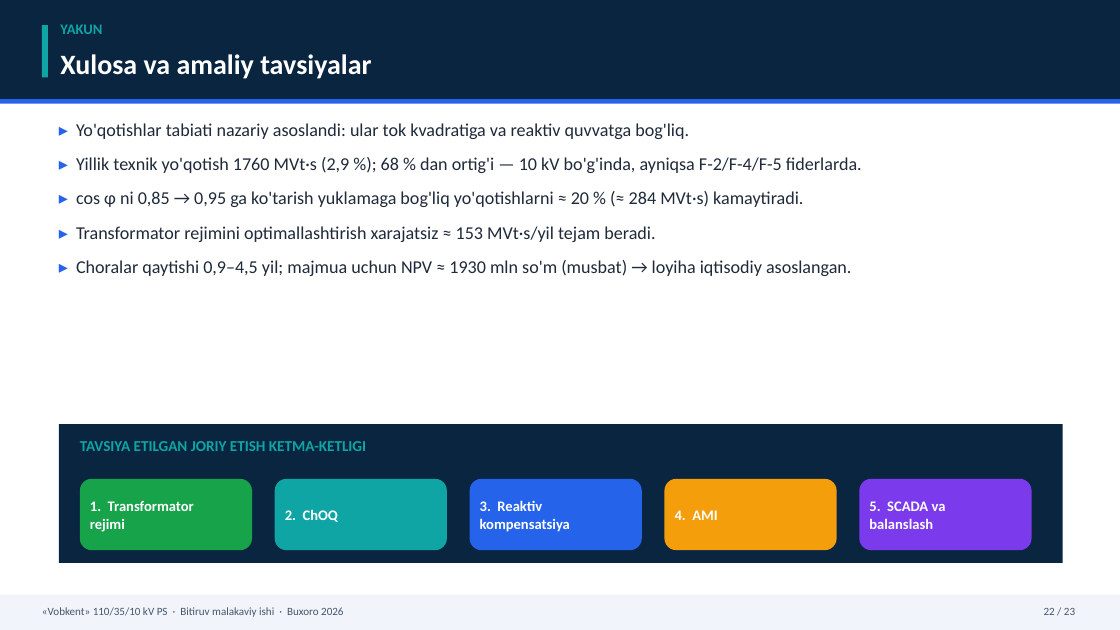
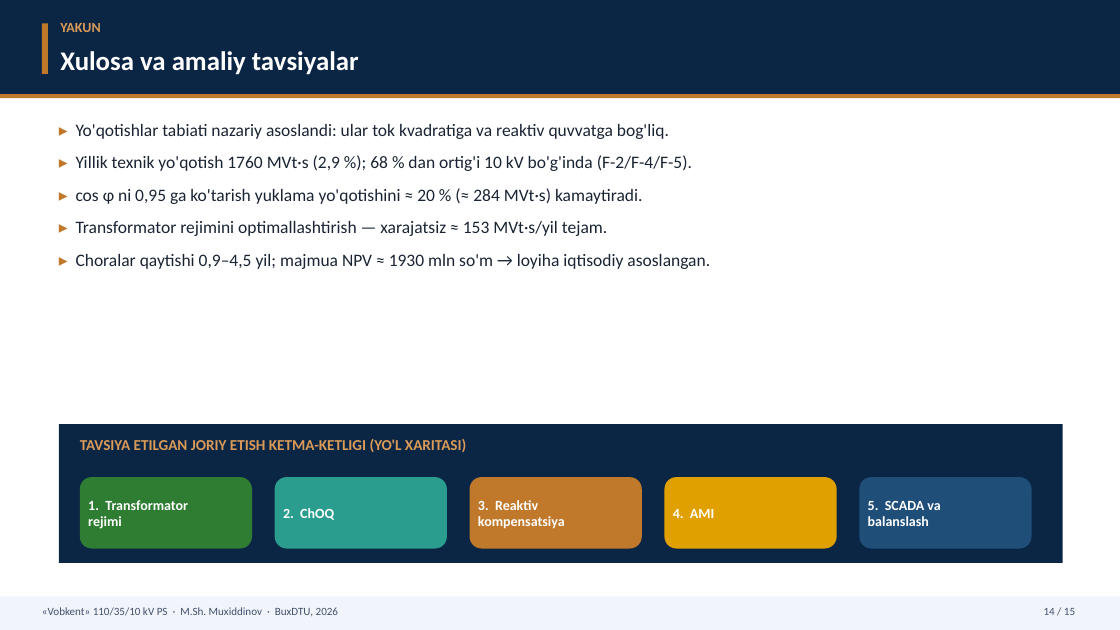
Before and after one commit to sherzod6114/-C-Users-Sherzod-Desktop-BMI_final_v5.docx-, a slide deck: slide 14 of Prezentatsiya_Vobkent_BMI.pptx (slide 22 before the commit). Drawn at 1120x630 pixels with LibreOffice and Linux fonts; fonts in the diff are those of the drawing. Boxes give left, top, right and bottom in pixels: in the first picture for what was removed or moved away, otherwise in the second. Text is boxed around its words. In the diff, an @@ line names an element or a change of style, - is before the commit and + after.

```diff
--- a/Prezentatsiya_Vobkent_BMI.pptx
+++ b/Prezentatsiya_Vobkent_BMI.pptx
@@ rectangle at (x1=0, y1=0, x2=1120, y2=94): fill #0A2540 to #0B2545 @@
@@ rectangle resized from (x1=0, y1=0, x2=1120, y2=99) to (x1=0, y1=0, x2=1120, y2=94) @@
@@ rectangle at (x1=42, y1=24, x2=48, y2=74): fill #0EA5A4 to #C0792B @@
@@ text "YAKUN" at (x1=60, y1=23, x2=100, y2=32): size 12.5 to 12 pt, text colour #0EA5A4 to #D99B57 @@
@@ text "Xulosa va amaliy tavsiyalar" at (x1=60, y1=51, x2=359, y2=75): size 24 to 23 pt @@
@@ rectangle at (x1=0, y1=94, x2=1120, y2=98): fill #2563EB to #C0792B @@
@@ rectangle moved from (x1=0, y1=99, x2=1120, y2=104) to (x1=0, y1=94, x2=1120, y2=98) @@
@@ text at (x1=76, y1=124, x2=669, y2=139): size 15.5 to 15 pt in "▸ Yo'qotishlar tabiati nazariy asoslandi: ular tok ..."; text colour #2563EB to #C0792B in "▸"; text colour #1F2A3A to #1A2433 in "Yo'qotishlar tabiati nazariy asoslandi: ular tok kvadratiga ..."; line spacing 1.04 to 1.05; less space between paragraphs @@
@@ text at (x1=76, y1=155, x2=710, y2=269): text changed; size 15.5 to 15 pt; text colour #1F2A3A to #1A2433 @@
-▸ Yillik texnik yo'qotish 1760 MVt·s (2,9 %); 68 % dan ortig'i — 10 kV bo'g'inda, ayniqsa F-2/F-4/F-5 fiderlarda.
-▸ cos φ ni 0,85 → 0,95 ga ko'tarish yuklamaga bog'liq yo'qotishlarni ≈ 20 % (≈ 284 MVt·s) kamaytiradi.
-▸ Transformator rejimini optimallashtirish xarajatsiz ≈ 153 MVt·s/yil tejam beradi.
-▸ Choralar qaytishi 0,9–4,5 yil; majmua uchun NPV ≈ 1930 mln so'm (musbat) → loyiha iqtisodiy asoslangan.
+▸ Yillik texnik yo'qotish 1760 MVt·s (2,9 %); 68 % dan ortig'i 10 kV bo'g'inda (F-2/F-4/F-5).
+▸ cos φ ni 0,95 ga ko'tarish yuklama yo'qotishini ≈ 20 % (≈ 284 MVt·s) kamaytiradi.
+▸ Transformator rejimini optimallashtirish — xarajatsiz ≈ 153 MVt·s/yil tejam.
+▸ Choralar qaytishi 0,9–4,5 yil; majmua NPV ≈ 1930 mln so'm → loyiha iqtisodiy asoslangan.
@@ rectangle at (x1=59, y1=424, x2=1063, y2=563): fill #0A2540 to #0B2545 @@
@@ text at (x1=80, y1=439, x2=466, y2=452): text changed; text colour #0EA5A4 to #D99B57 @@
-TAVSIYA ETILGAN JORIY ETISH KETMA-KETLIGI
+TAVSIYA ETILGAN JORIY ETISH KETMA-KETLIGI (YO'L XARITASI)
@@ rounded rectangle at (x1=80, y1=477, x2=252, y2=549): fill #16A34A to #2E7D32 @@
@@ rounded rectangle at (x1=275, y1=477, x2=447, y2=549): fill #0EA5A4 to #2A9D8F @@
@@ rounded rectangle at (x1=470, y1=477, x2=642, y2=549): fill #2563EB to #C0792B @@
@@ rounded rectangle at (x1=665, y1=477, x2=837, y2=549): fill #F59E0B to #E0A100 @@
@@ rounded rectangle at (x1=860, y1=477, x2=1032, y2=549): fill #7C3AED to #1F4E79 @@
@@ size 12.5 to 12 pt in 5 elements at (x1=88, y1=500, x2=188, y2=529), (x1=283, y1=508, x2=334, y2=520), (x1=478, y1=500, x2=565, y2=529), (x1=673, y1=509, x2=714, y2=518), (x1=868, y1=501, x2=940, y2=526) @@
@@ text at (x1=42, y1=607, x2=338, y2=616): text changed; text colour #475569 to #41506B @@
-«Vobkent» 110/35/10 kV PS · Bitiruv malakaviy ishi · Buxoro 2026
+«Vobkent» 110/35/10 kV PS · M.Sh. Muxiddinov · BuxDTU, 2026
@@ text at (x1=1044, y1=608, x2=1075, y2=615): text changed; text colour #475569 to #41506B @@
-22 / 23
+14 / 15
```
Also in this commit, not shown: 10 other slides changed, 4 slides added, 12 slides removed, 14 other files.
